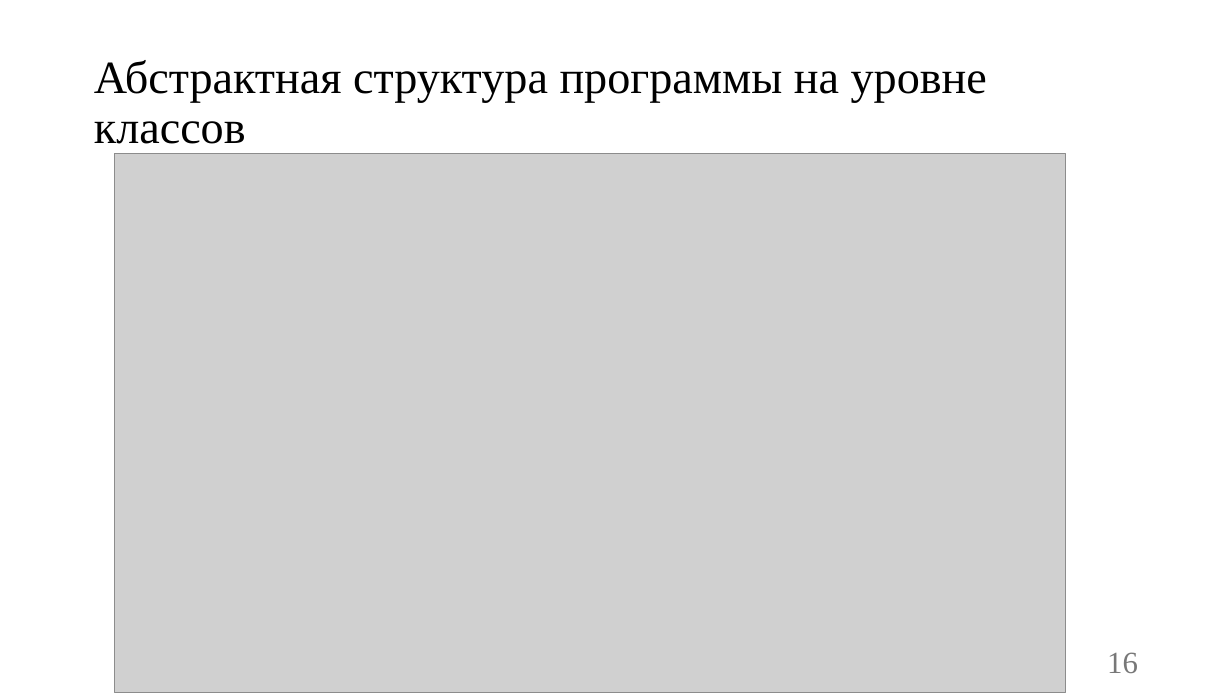
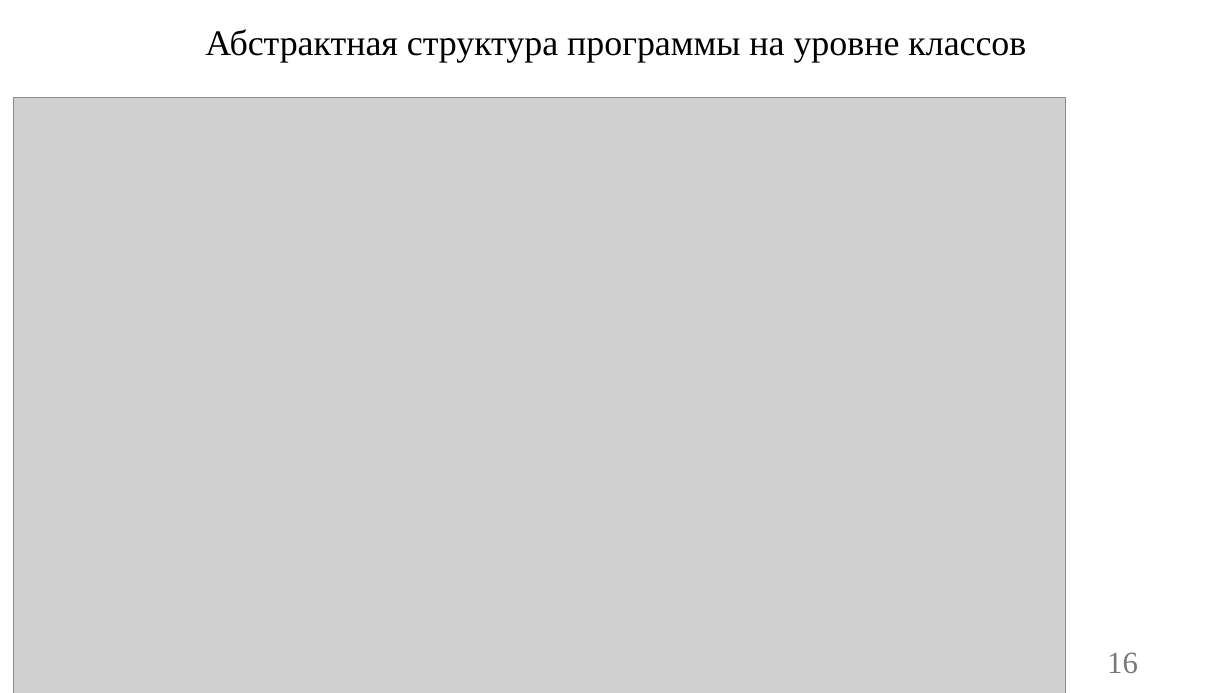
Before and after one commit to vadimgilka/SportApp, a slide deck: slide 16 of Documentation/Documentation Backend/Презентация-Чупинин-Антон-Павлович.pptx. Drawn at 1232x693 pixels with LibreOffice and Linux fonts; fonts in the diff are those of the drawing; grey boxes stand for pictures. Boxes give left, top, right and bottom in pixels: in the first picture for what was removed or moved away, otherwise in the second. Text is boxed around its words. In the diff, an @@ line names an element or a change of style, - is before the commit and + after.

```diff
--- a/Documentation/Documentation Backend/Презентация-Чупинин-Антон-Павлович.pptx
+++ b/Documentation/Documentation Backend/Презентация-Чупинин-Антон-Павлович.pptx
@@ title "Абстрактная структура программы на уровне ...": place and size @@
-title "Абстрактная структура программы на уровне ..." at (94,60,987,144)
+title "Абстрактная структура программы на уровне ..." at (205,29,1026,62)
@@ title "Абстрактная структура программы на уровне ..." at (205,29,1026,62): size 36 to 28 pt; alignment left to centre @@
@@ picture: place and size @@
-picture at (115,153,1066,693)
+picture at (14,97,1066,693)
```
Also in this commit, not shown: 2 other slides changed.
